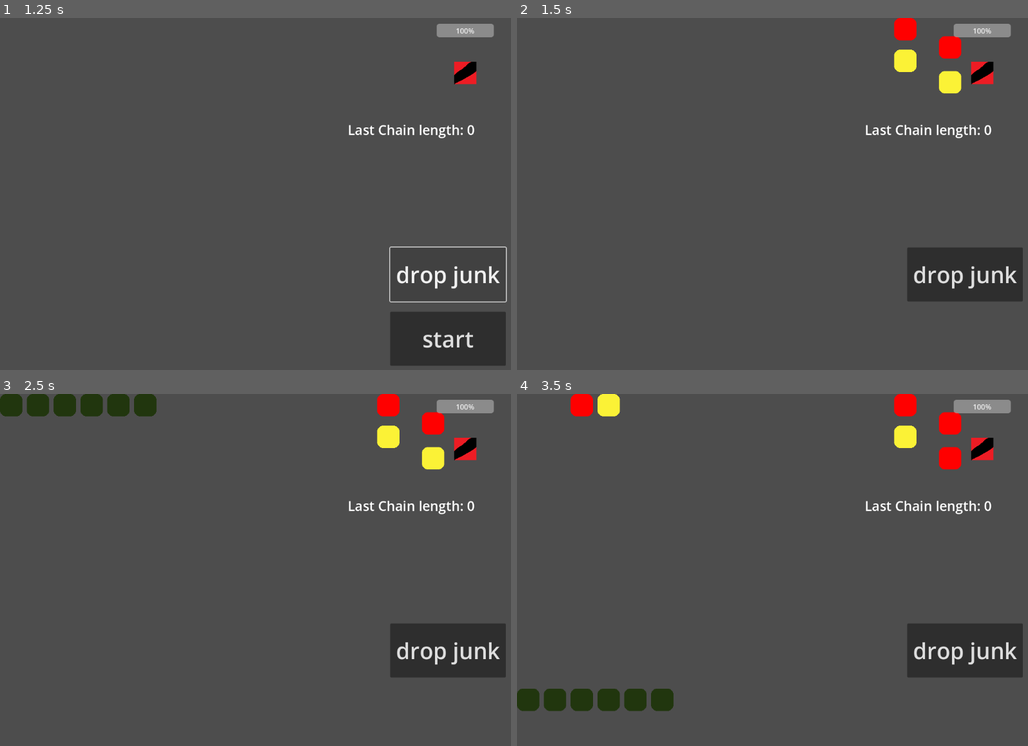
Above: before the commit, frames 1-4 (two rows, left to right).
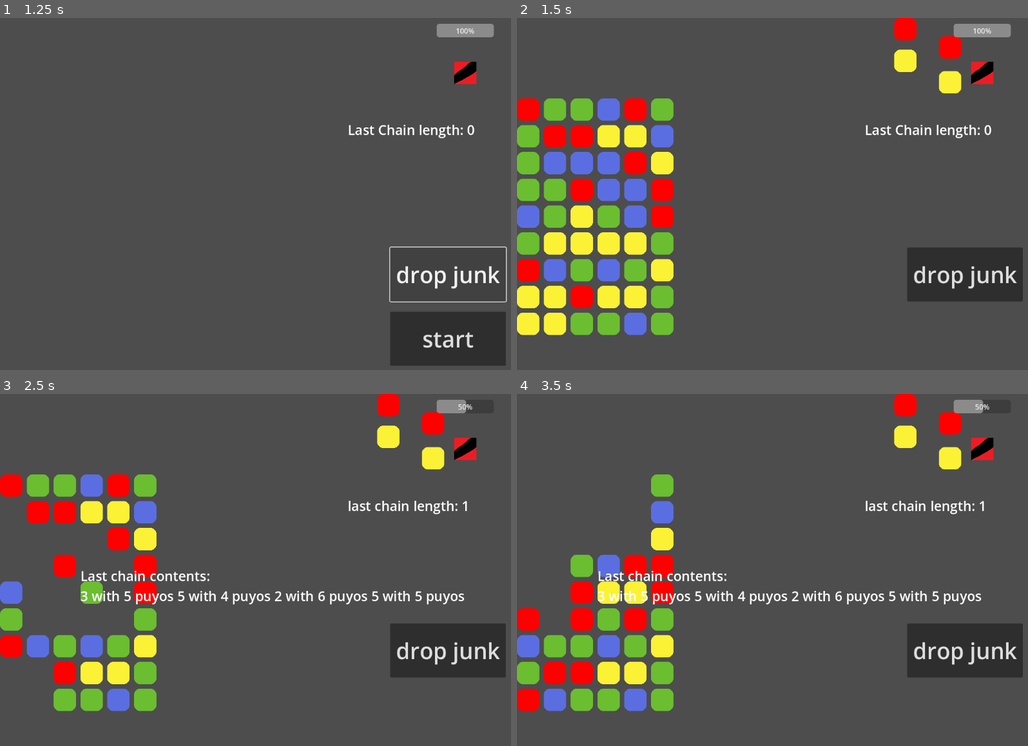
Above: after the commit, the same moments.

Repository: MarGamaDev/PuyoPuyoLike
Game: Godot game, scene res://Scenes/game_manager.tscn
The game is run twice, just before and just after one commit, with the same random seed, the same clock (stepped at 60 frames per second) and the same inputs. This scene is started directly instead of the project's main scene. The engine's default icon, where the game draws it, is replaced by a stand-in: a white triangle on a blue panel in a dark square.
Inputs:
- Up to frame 1 (1.25 s): click "drop junk" at 0.5 s
- Up to frame 2 (1.5 s): click "start" at 1.25 s
- Up to frame 3 (2.5 s): tap Enter at 2 s; hold D (puyo_right) from 2.03 s (still down); tap 1 (TESTING_player_spawn) at 2.1 s
- Up to frame 4 (3.5 s): tap Space at 2.75 s; release D (puyo_right) at 2.78 s; hold S (puyo_down) from 2.78 s (still down); tap J (puyo_rotate) at 2.85 s

Frame 1 is identical in both runs. In frame 2, 14% of the frame differs, in the area x 0-31%, y 22-91%; in frame 3, 12%; in frame 4, 11%.

Commit message:
added a junk event that replaces specific puyos with junk

Diff:
--- a/scripts/Data/puyo_queue_event.gd
+++ b/scripts/Data/puyo_queue_event.gd
@@ -1,7 +1,7 @@
 class_name PuyoQueueEvent extends RefCounted
 
 #row = row of junk, random = x random junks, specific = get given a range
-enum EVENT_TYPE {PLAYER, JUNKROW, JUNKRANDOM, JUNKSPECIFIC}
+enum EVENT_TYPE {PLAYER, JUNKROW, JUNKRANDOM, JUNKSPECIFIC, JUNKREPLACE}
 var event_type : EVENT_TYPE = EVENT_TYPE.PLAYER
 #junk_number is used differently depenign on what type of junk event happens
 #for junkrows, is number of rows, for junkrandom, is the number of puyos to spawn
--- a/scripts/game_manager.gd
+++ b/scripts/game_manager.gd
@@ -13,7 +13,6 @@
 
 func chain_popped(puyos_to_pop : Array, chain_length: int):
 	var chain_string = ""
-	#
 	for puyo_group : Array in puyos_to_pop:
 		print("chain type: ", puyo_group[0].get_type(), " with ", puyo_group.size(), " puyos, chain length ", chain_length)
 		chain_string = chain_string + ("%s " % puyo_group[0].get_type()) + ("with %s" % puyo_group.size()) + " puyos "
@@ -39,4 +38,4 @@
 	$UI/Button.hide()
 
 func _on_junk_test_pressed() -> void:
-	$GridManager.add_to_spawn_queue(PuyoQueueEvent.create(PuyoQueueEvent.EVENT_TYPE.JUNKROW,1))
+	$GridManager.add_to_spawn_queue(PuyoQueueEvent.create(PuyoQueueEvent.EVENT_TYPE.JUNKREPLACE,0, [Vector2i(0,11), Vector2i(2,10)]))
--- a/scripts/grid_manager.gd
+++ b/scripts/grid_manager.gd
@@ -51,7 +51,7 @@
 
 ##used for testing and debugging
 var player_test_create_flag = false
-@export var test_fill_height = 0
+@export var test_fill_height = 9
 
 func _ready():
 	initialize_grid()
@@ -199,9 +199,11 @@
 			if next_event.event_type == PuyoQueueEvent.EVENT_TYPE.JUNKROW:
 				create_junk_row(next_event.junk_number)
 			elif next_event.event_type == PuyoQueueEvent.EVENT_TYPE.JUNKSPECIFIC:
-				create_top_junk_specific(next_event.junk_positions)
+				create_junk_specific(next_event.junk_positions)
 			elif next_event.event_type == PuyoQueueEvent.EVENT_TYPE.JUNKRANDOM:
 				create_junk_random(next_event.junk_number)
+			elif next_event.event_type == PuyoQueueEvent.EVENT_TYPE.JUNKREPLACE:
+				replace_junk_specific(next_event.junk_positions)
 			grid_state_check()
 
 #move a puyo from one node to another. overwrites node_to's puyo. used only for resting puyos
@@ -514,7 +516,7 @@
 	event_queue.append(new_event)
 
 #used for specific junk patterns that fall from the top
-func create_top_junk_specific(junk_positions : Array[Vector2i]):
+func create_junk_specific(junk_positions : Array[Vector2i]):
 	#junk positions will be from left to right top to bottom
 	for i in junk_positions:
 		var junk_puyo : Puyo = puyo_scene.instantiate()
@@ -561,4 +563,14 @@
 				junk_positions.append(new_position)
 				spawn_check = false
 	#call the specific method to spawn these junks
-	create_top_junk_specific(junk_positions)
+	create_junk_specific(junk_positions)
+
+func replace_junk_specific(junk_positions : Array[Vector2i]):
+	#junk positions will be from left to right top to bottom
+	for i in junk_positions:
+		var junk_puyo : Puyo = puyo_scene.instantiate()
+		var node_to_fill : GridNode = grid[i.x][i.y]
+		if !(node_to_fill.is_holding_puyo):
+			node_to_fill.add_child(junk_puyo)
+			node_to_fill.set_puyo(junk_puyo)
+		node_to_fill.set_type(Puyo.PUYO_TYPE.JUNK)
